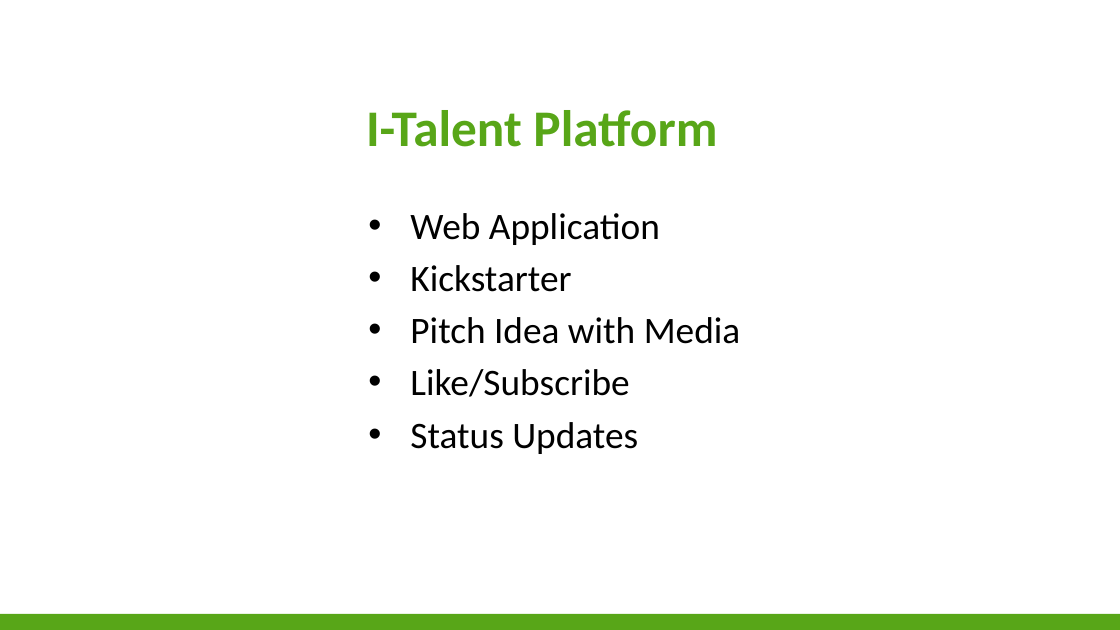
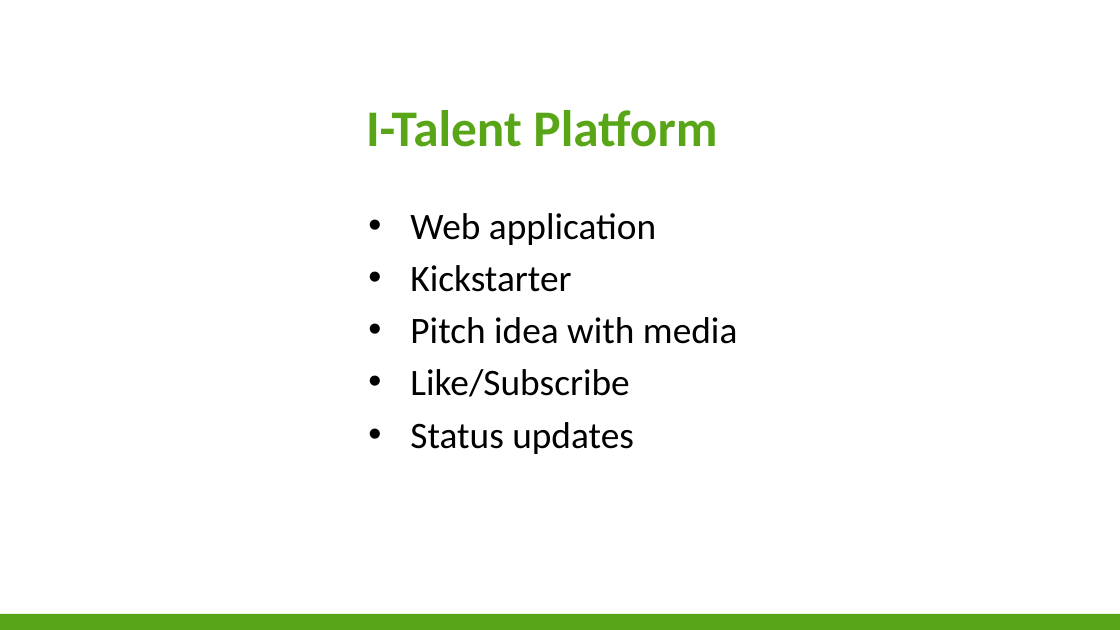
Before and after one commit to niekvandael/iTalent, a slide deck: slide 2 of italent/documents/english/EnglishPresentation.pptx. Drawn at 1120x630 pixels with LibreOffice and Linux fonts; fonts in the diff are those of the drawing; background and template pictures are left out. Boxes give left, top, right and bottom in pixels: in the first picture for what was removed or moved away, otherwise in the second. Text is boxed around its words. In the diff, an @@ line names an element or a change of style, - is before the commit and + after.

```diff
--- a/italent/documents/english/EnglishPresentation.pptx
+++ b/italent/documents/english/EnglishPresentation.pptx
@@ text at box(410, 213, 656, 245): text changed @@
-• Web Application
+• Web application
@@ text at box(410, 317, 737, 344): text changed @@
-• Pitch Idea with Media
+• Pitch idea with media
@@ text at box(410, 422, 634, 454): text changed @@
-• Status Updates
+• Status updates
```
Also in this commit, not shown: 8 other slides changed, 3 other files.
